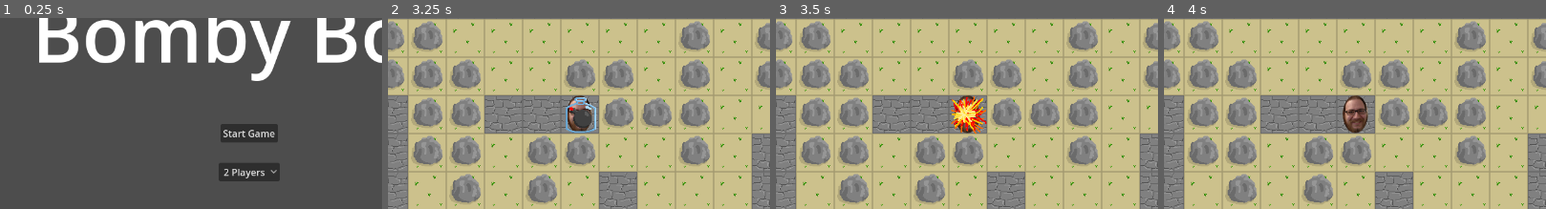
Above: before the commit, frames 1-4 (left to right).
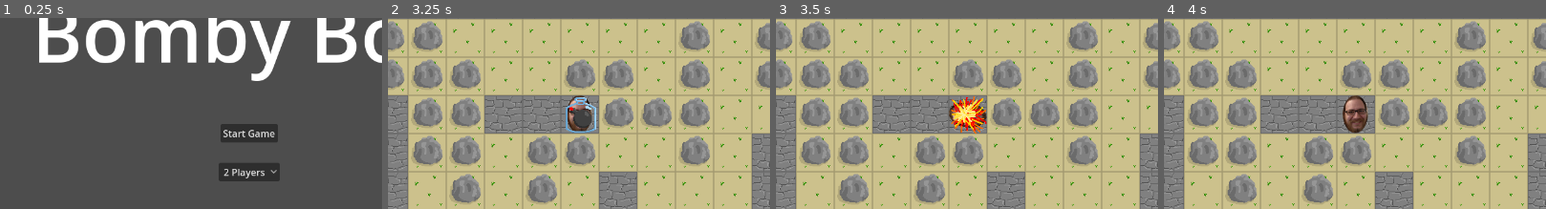
Above: after the commit, the same moments.

Repository: tierriminator/bombyboi
Game: Godot game, scene res://main_menu.tscn
The game is run twice, just before and just after one commit, with the same random seed, the same clock (stepped at 60 frames per second) and the same inputs.
Inputs:
- Up to frame 1 (0.25 s): no input
- Up to frame 2 (3.25 s): click "Start Game" at 0.5 s; tap Enter at 1.25, 2.75 s; tap Space at 2 s
- Up to frame 3 (3.5 s): no input
- Up to frame 4 (4 s): no input
The pictures show only the part of the screen within x 17-67%, y 10-60%; the shares and areas given below are measured in that part.

Frames 1-2 are identical in both runs. In frame 3, 0.4% of the frame differs, in the area x 45-56%, y 40-61%; in frame 4, nothing differs.

Commit message:
filp on hit

Diff:
--- a/bombyboi/player.gd
+++ b/bombyboi/player.gd
@@ -17,11 +17,17 @@
 
 var lives = 3:
 	set(value):
+		if value < lives:
+			do_hit_animation()
 		lives = value
 		if lives <= 0:
 			$Sprite2D.flip_v = true
 
-func _ready() -> void:
+func do_hit_animation() -> void:
+	var tween = create_tween()
+	tween.tween_property($Sprite2D, "rotation", TAU, 0.3).from(0.0)
+
+func _init() -> void:
 	add_to_group("players")
 
 func check_terrain(p_movedir: Vector2i) -> TileData:
